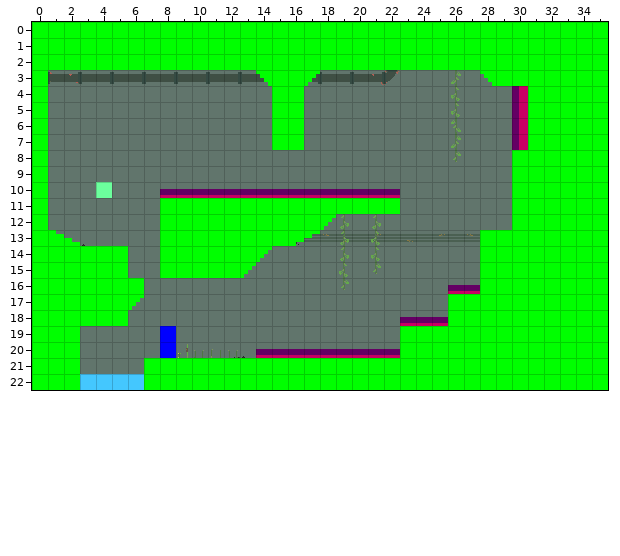
One commit to this Tiled map: Levels/SubterraneanChallenge/level.tmx. Above is the file before it was changed.
Cells are 16x16 px. Shown: x 0..35, y 0..22.
Now the later version:
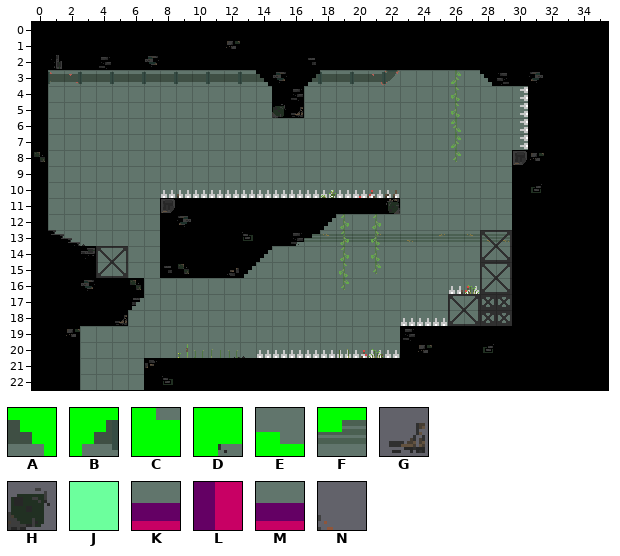
Key: from "industry_tileset_white": A 17 flipped up-down, B 17 turned 180, C 21, D 21 flipped up-down, E 22, F 22 flipped up-down, G 446 turned 180, H 477 turned 270, J 536, K 1124, L 1124 turned 270, M 1125; from "plants": N 49.
_ is an empty cell, # one hidden under a higher layer.
See-through tiles are keyed as they look on the map.
Change:
Layer "Foreground/foreground":
y 6..7: x 15..16 ## -> __
Layer "Foreground/foreground1":
y 5: x 15..16 __ -> NG
y 7: x 15..16 ## -> __
Layer "Foreground/foreground2":
y 5: x 15 _ -> H
y 7: x 15 # -> _
Layer "Entities/collectables" (now hidden):
y 10: x 4 J -> _
Layer "Entities/level_transition" (now hidden):
y 22: x 3..6 JJJJ -> ____
Layer "Entities/player" (now hidden):
y 19..20: x 8 J -> _
Layer "Entities/hitable_colliders" (now hidden):
y 4..7: x 30 J -> _
y 10: x 8..22 KKKKKKKKKKKKKKK -> _______________
y 16: x 26..27 KK -> __
y 18: x 23..25 KKK -> ___
y 20: x 14..22 KKKKKKKKK -> _________
Layer "Entities/death_colliders" (now hidden):
y 4..7: x 30 L -> _
y 10: x 8..22 MMMMMMMMMMMMMMM -> _______________
y 16: x 26..27 MM -> __
y 18: x 23..25 MMM -> ___
y 20: x 14..22 MMMMMMMMM -> _________
Layer "Entities/collisions" (now hidden):
y 0..2: x 0..35 JJJJJJJJJJJJJJJJJJJJJJJJJJJJJJJJJJJJ -> ____________________________________
y 3: x 0 J -> _; x 14..17 AJJB -> ____; x 28..35 AJJJJJJJ -> ________
y 4..7: x 0 J -> _; x 15..16 JJ -> __; x 31..35 JJJJJ -> _____
y 8..10: x 0 J -> _; x 30..35 JJJJJJ -> ______
y 11: x 0 J -> _; x 8..22 JJJJJJJJJJJJJJJ -> _______________; x 30..35 JJJJJJ -> ______
y 12: x 0 J -> _; x 8..18 JJJJJJJJJJB -> ___________; x 30..35 JJJJJJ -> ______
y 13: x 0..2 JCE -> ___; x 8..17 JJJJJJJJDF -> __________; x 28..35 JJJJJJJJ -> ________
y 14: x 0..5 JJJJJJ -> ______; x 8..14 JJJJJJB -> _______; x 28..35 JJJJJJJJ -> ________
y 15: x 0..5 JJJJJJ -> ______; x 8..13 JJJJJB -> ______; x 28..35 JJJJJJJJ -> ________
y 16: x 0..6 JJJJJJJ -> _______; x 28..35 JJJJJJJJ -> ________
y 17: x 0..6 JJJJJJB -> _______; x 26..35 JJJJJJJJJJ -> __________
y 18: x 0..5 JJJJJJ -> ______; x 26..35 JJJJJJJJJJ -> __________
y 19..20: x 0..2 JJJ -> ___; x 23..35 JJJJJJJJJJJJJ -> _____________
y 21..22: x 0..2 JJJ -> ___; x 7..35 JJJJJJJJJJJJJJJJJJJJJJJJJJJJJ -> _____________________________
Changed places in both pictures, as pixel boxes (x1, y1, x2, y2):
changed: (32, 22, 608, 390)
